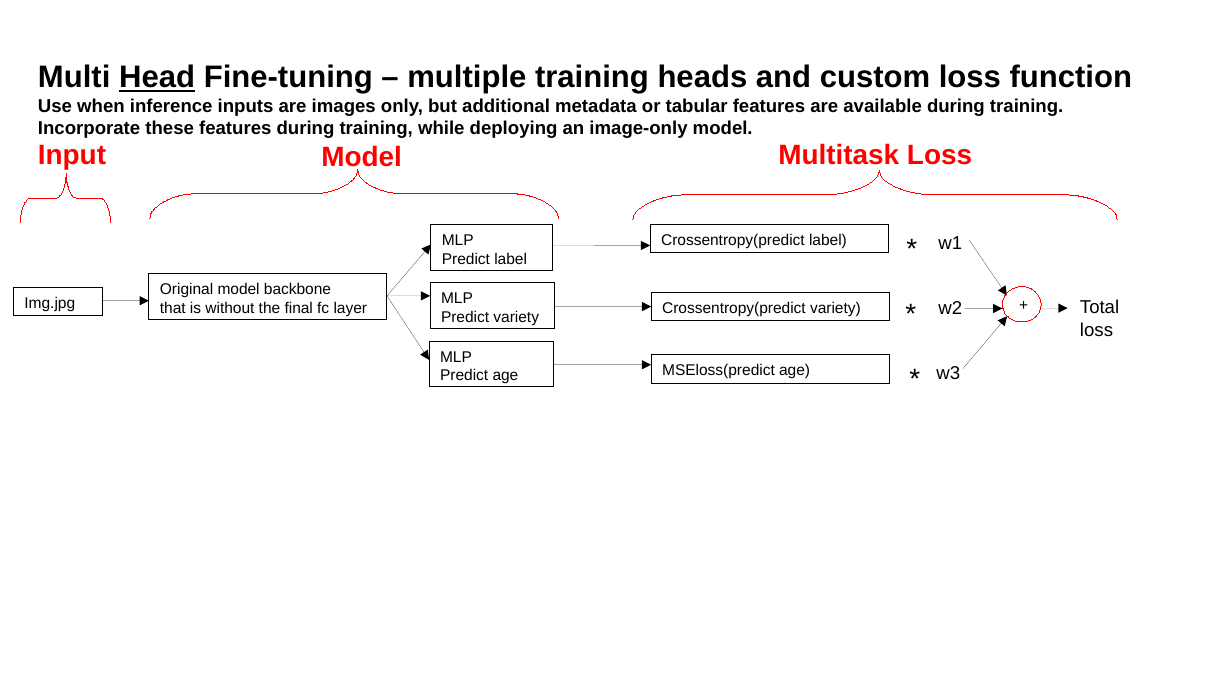
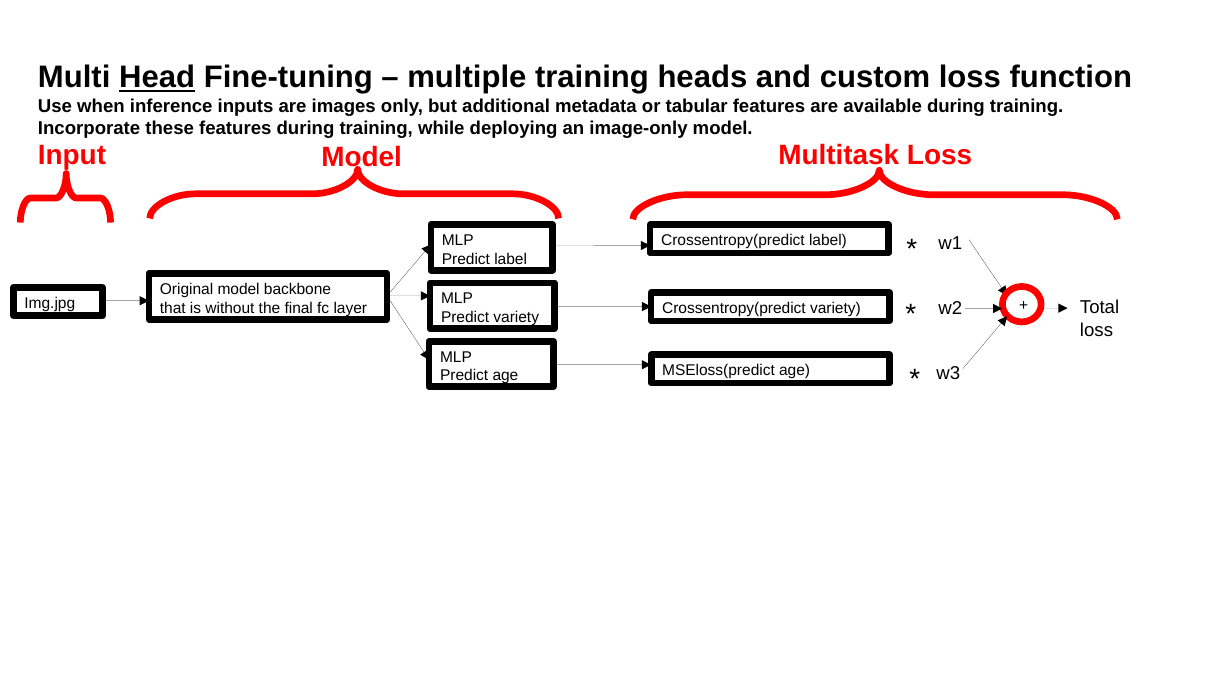
Before and after one commit to CNUClasses/CPSC471, a slide deck: slide 8 of content/lectures/illustration_ppt/illustrations.odp. Drawn at 1232x693 pixels with LibreOffice and Linux fonts; fonts in the diff are those of the drawing. Boxes give left, top, right and bottom in pixels: in the first picture for what was removed or moved away, otherwise in the second. Text is boxed around its words. In the diff, an @@ line names an element or a change of style, - is before the commit and + after.

```diff
--- a/content/lectures/illustration_ppt/illustrations.odp
+++ b/content/lectures/illustration_ppt/illustrations.odp
@@ outline #FF0000 0 pt to #FF0000 4.31 pt in 4 elements at (x1=150, y1=170, x2=559, y2=219), (x1=633, y1=171, x2=1118, y2=220), (x1=1003, y1=286, x2=1042, y2=322), (x1=21, y1=174, x2=111, y2=223) @@
@@ outline #000000 0 pt to #000000 4.31 pt in 8 elements at (x1=149, y1=274, x2=387, y2=320), (x1=432, y1=225, x2=553, y2=271), (x1=430, y1=283, x2=555, y2=329), (x1=429, y1=341, x2=553, y2=387), (x1=651, y1=225, x2=889, y2=253), (x1=652, y1=293, x2=890, y2=321), (x1=652, y1=354, x2=890, y2=382), (x1=13, y1=287, x2=103, y2=315) @@
```
Also in this commit, not shown: 5 other slides changed, 1 slide added, 2 other files.
